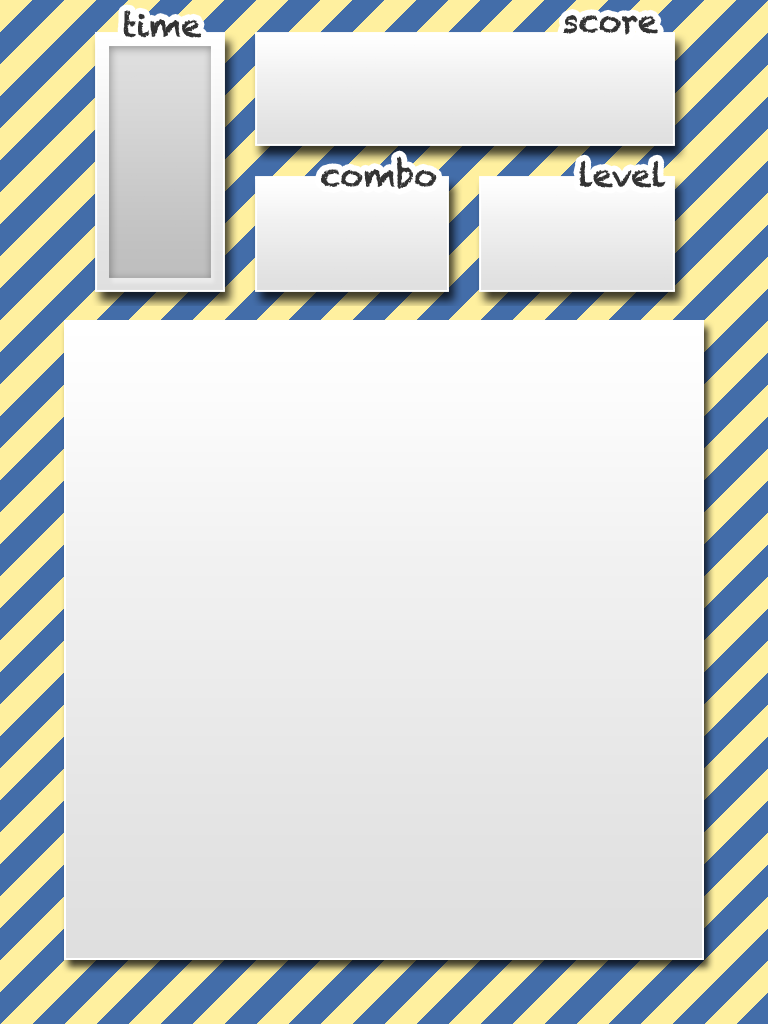
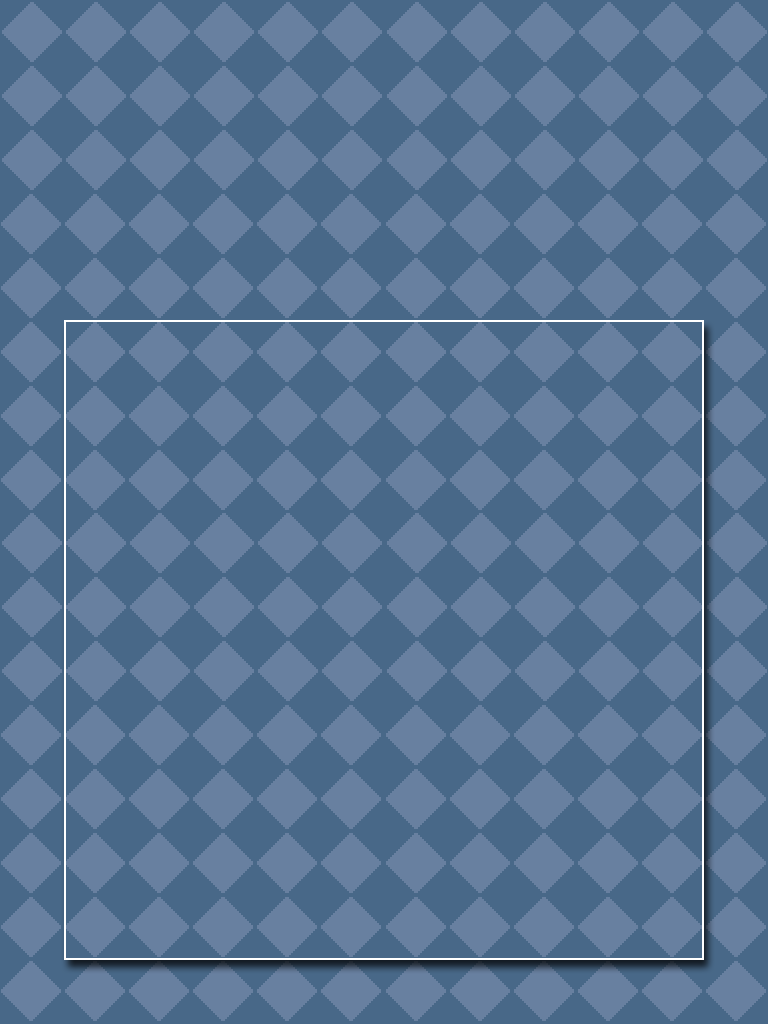
Layer changes from the first 768×1024 image to the second:
hid "640 UI" over [91, 4, 689, 306]
hid "Layer 2" over [0, 0, 768, 1024]
hid "BG8" over [0, 0, 768, 1024]
hid "BG7" over [0, 0, 768, 1024]
hid "BG6" over [0, 0, 768, 1024]
hid "BG5" over [0, 0, 768, 1024]
hid "BG4" over [0, 0, 768, 1024]
hid "BG3" over [0, 0, 768, 1024]
hid "BG2" over [0, 0, 768, 1024]
hid "BG1" over [0, 0, 768, 1024]
renamed "Layer 1" to "BG0", painted on it over [0, 0, 768, 1024]
